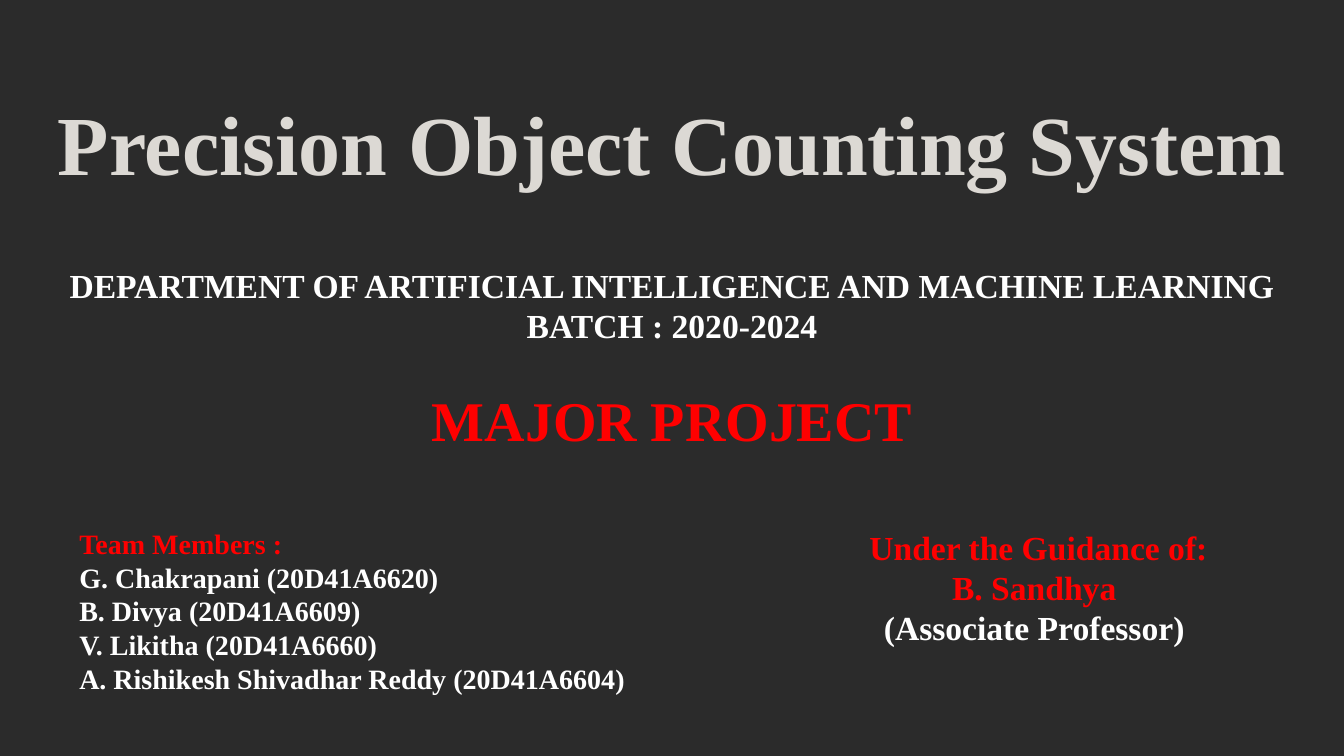
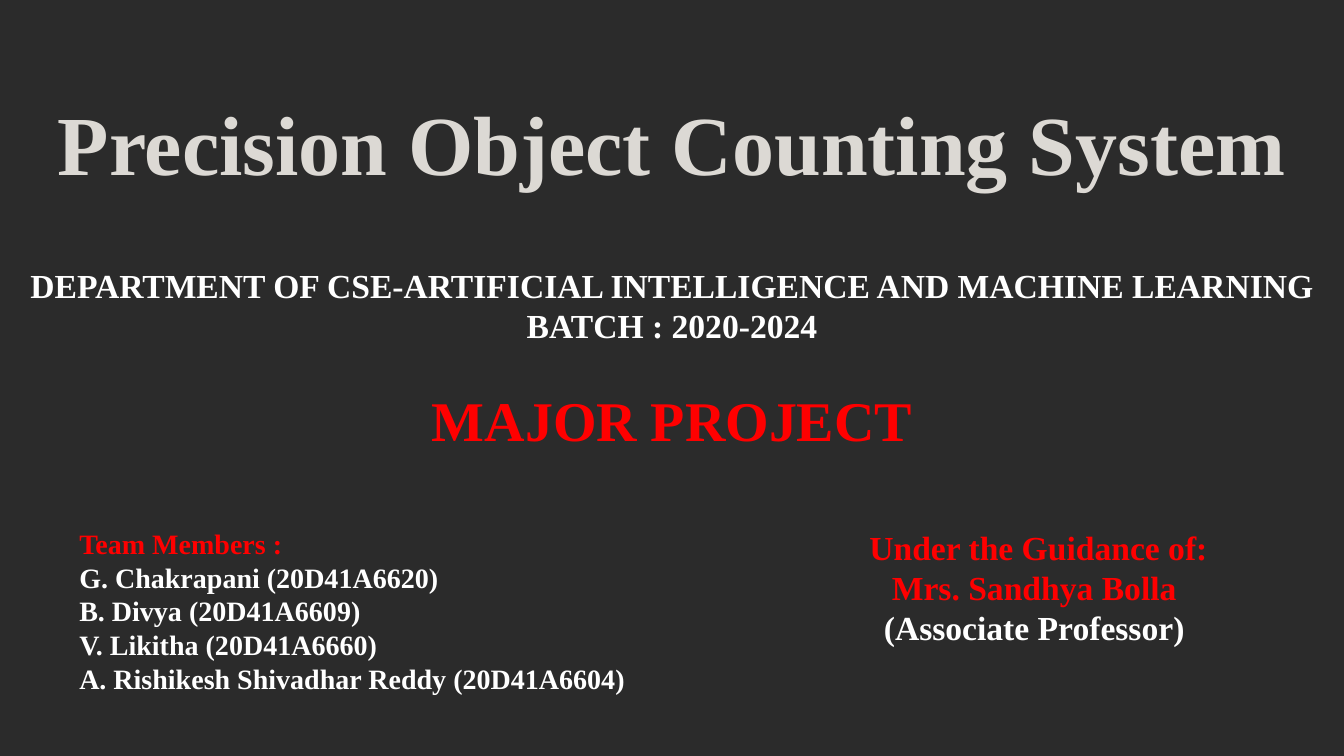
Before and after one commit to Chakrapani2122/Major-Project, a slide deck: slide 1 of Major Project.pptx. Drawn at 1344x756 pixels with LibreOffice and Linux fonts; fonts in the diff are those of the drawing; background and template pictures are left out; a plain dark background stands for a picture behind light text. Boxes give left, top, right and bottom in pixels: in the first picture for what was removed or moved away, otherwise in the second. Text is boxed around its words. In the diff, an @@ line names an element or a change of style, - is before the commit and + after.

```diff
--- a/Major Project.pptx
+++ b/Major Project.pptx
@@ text at (30,275,1313,299): text changed @@
-DEPARTMENT OF ARTIFICIAL INTELLIGENCE AND MACHINE LEARNING
+DEPARTMENT OF CSE-ARTIFICIAL INTELLIGENCE AND MACHINE LEARNING
@@ text at (892,576,1177,607): text changed @@
-B. Sandhya
+Mrs. Sandhya Bolla
```
Also in this commit, not shown: 3 other slides changed, 5 slides added, 7 other files.
